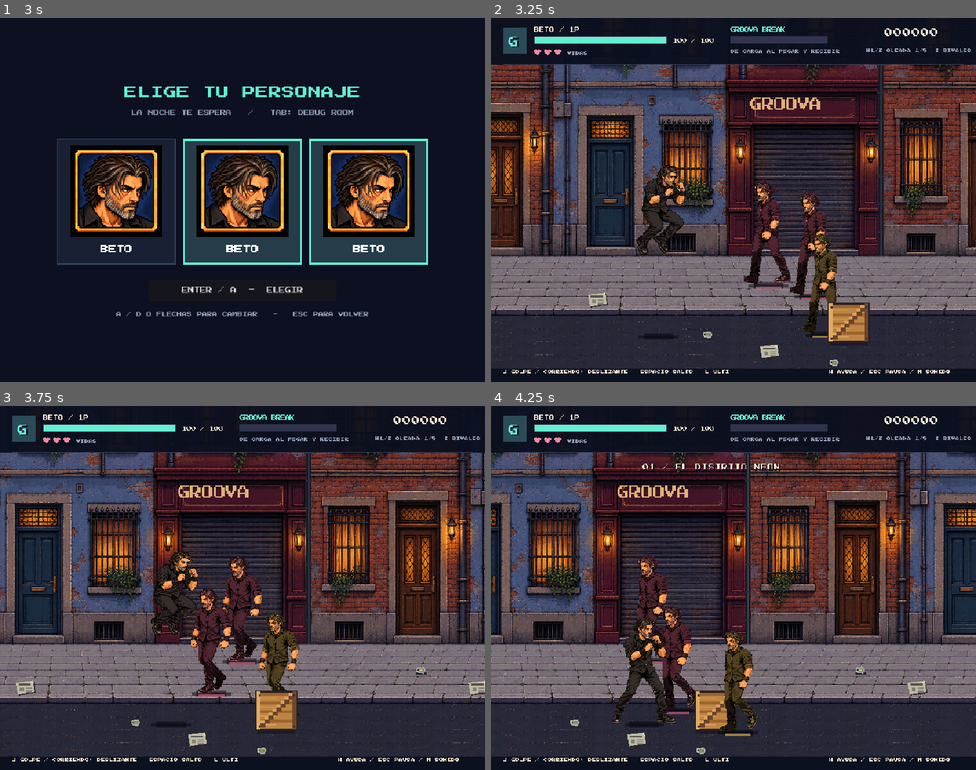
Above: before the commit, frames 1-4 (two rows, left to right).
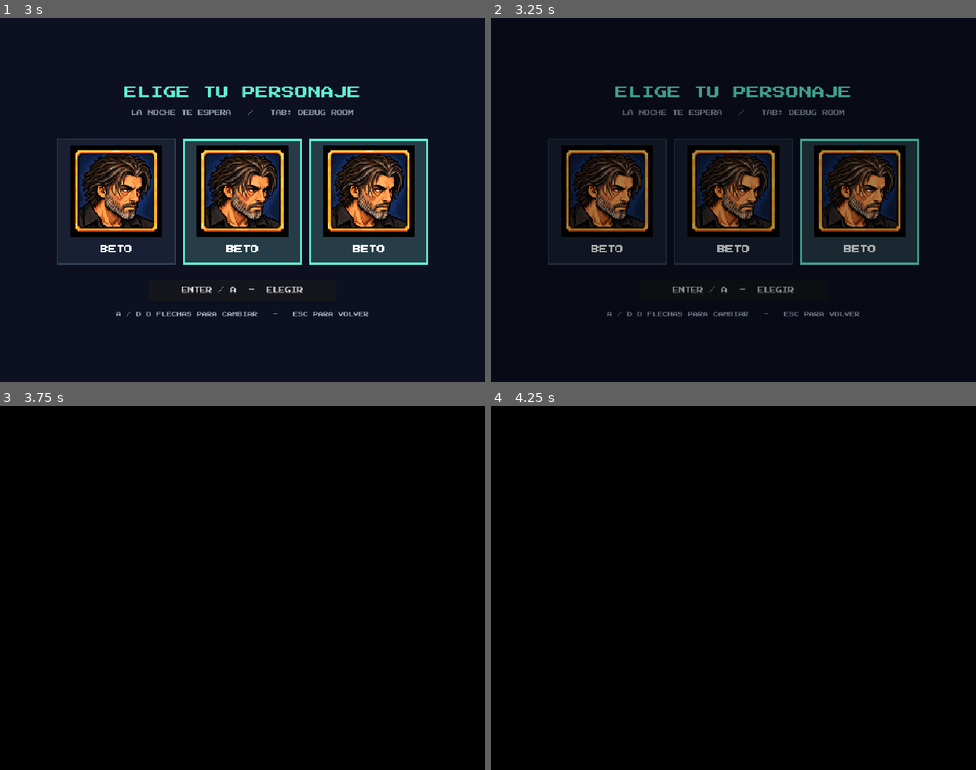
Above: after the commit, the same moments.

Repository: albertolopezbastos-1986/streegroova
Game: Godot game, scene res://scenes/main.tscn
Two runs of this game, one before a commit and one after it. Both use one fixed random seed, a clock stepped at 60 frames per second and the inputs below.
Inputs (mouse positions are in pixels of both pictures, inside the frame that each line leads up to):
- Up to frame 1 (3 s): click "TOP 10 [R]" at 0.5 s; click "ACTUALIZAR TOP 10" at 1.25 s; click "VOLVER" at 2 s; tap Enter (start) at 2.75 s; move the mouse to (349, 181) at 2.77 s; hold D (right) from 2.78 s (still down); hold J (attack) from 2.78 s (still down); click (349, 181) at 2.92 s
- Up to frame 2 (3.25 s): keep holding D (right); keep holding J (attack); tap Space (jump) at 3.02 s; tap Enter (start) at 3.05 s
- Up to frame 3 (3.75 s): tap Space (jump) at 3.32 s; release D (right) at 3.5 s; release J (attack) at 3.5 s; click (242, 679) at 3.5 s, where only the run after the commit has a clickable "ENTER / A - ELEGIR"
- Up to frame 4 (4.25 s): no input

Frame 1 is identical in both runs. In frame 2, 75% of the frame differs, in the area x 0-100%, y 2-98%; in frame 3, 93%, in the area x 0-100%, y 0-100%; in frame 4, 93%.

Commit message:
Adding transitions between levels

Diff:
--- a/scripts/character_catalog.gd
+++ b/scripts/character_catalog.gd
@@ -92,6 +92,12 @@
 		combined.merge(alias, true)
 		animations[name] = combined
 		sheets[name] = sheets[source]
+	# Replace with an ultimate_air animation in the character manifest when art arrives.
+	if not animations.has("ultimate_air"):
+		animations["ultimate_air"] = animations["ultimate"].duplicate(true)
+		animations["ultimate_air"]["source_animation"] = "ultimate"
+		animations["ultimate_air"]["placeholder"] = true
+		sheets["ultimate_air"] = sheets["ultimate"]
 	var idle: Dictionary = animations["idle"]
 	data["pivot_pixels"] = data.get("pivot_pixels", [float(idle["frame_size"][0]) / 2, float(idle["frame_size"][1]) - 10])
 	var portrait: Texture2D
--- a/scripts/character_visual.gd
+++ b/scripts/character_visual.gd
@@ -43,7 +43,7 @@
 		clock = 0
 	clock += dt
 	facing = direction
-	if name == "ultimate":
+	if name in ["ultimate", "ultimate_air"]:
 		var data := definition(name)
 		var frames: Array = data["frame_indices"]
 		var impact := int(data.get("impact_frame", data["active_hit_frames"][0]))
--- a/scripts/fighter.gd
+++ b/scripts/fighter.gd
@@ -35,6 +35,7 @@
 var victory_time := -1.0
 const GETUP_DURATION := 0.4
 var ai_special_cooldown := 4.0
+var ai_slide_cooldown := 8.0
 var rush_windup := 0.0
 var rush_time := 0.0
 var hp := 100.0
@@ -58,6 +59,7 @@
 var ai_wait := 0.0
 var windup := 0.0
 var ultimate_pose := 0.0
+var ultimate_airborne := false
 var air_attack := false
 var visual: Node2D
 var hurt_duration := 0.0
@@ -79,7 +81,8 @@
 		max_hp = [130.0, 84.0, 260.0][kind]
 		hp = max_hp
 		ai_wait = randf_range(0.2, 0.8)
-		ai_jump_cooldown = randf_range(1.0, 2.2)
+		ai_jump_cooldown = randf_range(4.0, 7.0)
+		ai_slide_cooldown = randf_range(7.0, 11.0)
 		var palette := ShaderMaterial.new()
 		palette.shader = ENEMY_PALETTE
 		palette.set_shader_parameter("outfit_color", ENEMY_COLORS[kind])
@@ -107,6 +110,7 @@
 	attack_buffer = maxf(0, attack_buffer - dt)
 	ai_jump_cooldown = maxf(0, ai_jump_cooldown - dt)
 	ai_special_cooldown = maxf(0, ai_special_cooldown - dt)
+	ai_slide_cooldown = maxf(0, ai_slide_cooldown - dt)
 	if is_instance_valid(grabbed_by) and not dead:
 		if kind == -1:
 			grabbed_by.grapple.try_escape(dt)
@@ -315,8 +319,9 @@
 		if absf(delta.x) < 25 and grapple.try_start():
 			ai_special_cooldown = 5.0
 			return
-		if absf(delta.x) >= 100 and absf(delta.x) <= 220 and target.height == 0:
+		if ai_slide_cooldown <= 0 and absf(delta.x) >= 100 and absf(delta.x) <= 220 and target.height == 0:
 			rush_windup = 0.4
+			ai_slide_cooldown = 12.0
 			ai_special_cooldown = 5.0
 			velocity = Vector2.ZERO
 			return
@@ -326,7 +331,7 @@
 		if chase_jump or dodge_jump:
 			var momentum := Vector2(facing * speed * 1.25, clampf(delta.y * 2, -16, 16)) if chase_jump else Vector2.ZERO
 			takeoff(momentum, [250.0, 260.0, 240.0][kind])
-			ai_jump_cooldown = [3.8, 2.8, 5.0][kind]
+			ai_jump_cooldown = [7.6, 5.6, 10.0][kind]
 			return
 	var range_x: float = 65 if kind == 2 else 50
 	if committed and on_flank and absf(delta.x) < range_x and in_lane:
@@ -416,7 +421,7 @@
 		motion = "get_up" if visual.sheets.has("get_up") else "jump"
 		progress = 1.0 - getup_time / GETUP_DURATION
 	elif ultimate_pose > 0 and can_use_ultimate():
-		motion = "ultimate"
+		motion = "ultimate_air" if ultimate_airborne else "ultimate"
 		progress = (1.6 - game.ult_time) / 1.6
 	elif stun > 0:
 		motion = "hurt"
@@ -466,7 +471,7 @@
 				damage = 10
 			elif kind == 2 or is_boss:
 				damage = 26
-			if run_attack and target.has_method("launch_away"):
+			if (run_attack or air_attack) and target.has_method("launch_away"):
 				target.launch_away(damage, facing)
 			else:
 				target.hurt(damage, facing, combo == 2 or air_attack or kind == 2)
--- a/scripts/game.gd
+++ b/scripts/game.gd
@@ -80,6 +80,13 @@
 var character_pack: Dictionary = {}
 var run_id := ""
 var show_help := false
+const FADE_DURATION := 0.65
+const BLACK_HOLD_DURATION := 1.0
+const START_DURATION := 0.8
+var fade_screen: ColorRect
+var cinematic_time := 0.0
+var starting_campaign := false
+var entrance_target := 0.0
 
 
 func _ready() -> void:
@@ -118,6 +125,14 @@
 	character_select.debug_requested.connect(func(): new_run(true))
 	if touch_visible:
 		character_select.setup_mobile()
+	var fade_layer := CanvasLayer.new()
+	fade_layer.layer = 100
+	add_child(fade_layer)
+	fade_screen = ColorRect.new()
+	fade_layer.add_child(fade_screen)
+	fade_screen.set_anchors_and_offsets_preset(Control.PRESET_FULL_RECT)
+	fade_screen.mouse_filter = Control.MOUSE_FILTER_IGNORE
+	fade_screen.color = Color(0, 0, 0, 0)
 	new_run()
 	state = "title"
 
@@ -143,6 +158,8 @@
 		InputMap.action_add_event(entry[0], event)
 
 func new_run(as_debug := false) -> void:
+	if is_instance_valid(fade_screen):
+		fade_screen.color.a = 0
 	mobile_controls.release_all()
 	debug_room = as_debug
 	debug_panel.get_child(0).visible = as_debug
@@ -207,11 +224,64 @@
 	character_select.show_panel()
 
 func confirm_character(slot: int) -> void:
+	if state != "select":
+		return
 	active_character_id = CharacterCatalog.character_for_slot(slot)["id"]
 	mobile_controls.release_all()
-	new_run()
+	begin_level_transition(true)
+
+func begin_level_transition(new_campaign := false) -> void:
+	starting_campaign = new_campaign
+	cinematic_time = 0
+	state = "fade_out"
+	mobile_controls.release_all()
+
+func update_level_transition(dt: float) -> void:
+	cinematic_time += dt
+	match state:
+		"fade_out":
+			fade_screen.color.a = clampf(cinematic_time / FADE_DURATION, 0, 1)
+			if cinematic_time >= FADE_DURATION:
+				if starting_campaign:
+					new_run()
+				else:
+					var health: float = player.hp
+					level_index += 1
+					load_level(health)
+				entrance_target = player.position.x
+				player.position.x = -60.0 / WORLD_ZOOM
+				player.facing = 1
+				player.update_visual(0)
+				fade_screen.color.a = 1
+				state = "black_hold"
+				cinematic_time = 0
+		"black_hold":
+			if cinematic_time >= BLACK_HOLD_DURATION:
+				state = "fade_in"
+				cinematic_time = 0
+		"fade_in":
+			fade_screen.color.a = 1 - clampf(cinematic_time / FADE_DURATION, 0, 1)
+			if cinematic_time >= FADE_DURATION:
+				state = "entrance"
+				cinematic_time = 0
+		"entrance":
+			player.position.x = move_toward(player.position.x, entrance_target, player.WALK_SPEED * dt)
+			player.moving = player.position.x < entrance_target
+			player.update_visual(dt)
+			player.queue_redraw()
+			if not player.moving:
+				state = "start"
+				cinematic_time = 0
+		"start":
+			if cinematic_time >= START_DURATION:
+				mobile_controls.release_all()
+				player.attack_buffer = 0
+				player.invincible = 1.5
+				state = "play"
 
 func cancel_character_selection() -> void:
+	if state != "select":
+		return
 	character_select.hide_panel()
 	state = "title"
 
@@ -356,7 +426,7 @@
 		return
 	if ranking_panel.open:
 		return
-	if state in ["stage_clear", "victory"]:
+	if state in ["stage_clear", "victory", "fade_out", "black_hold", "fade_in", "entrance", "start"]:
 		return
 	if state == "select":
 		if event is InputEventKey and event.pressed and not event.echo and event.physical_keycode == KEY_TAB:
@@ -422,6 +492,8 @@
 		update_game(minf(dt, 0.04))
 	elif state in ["stage_clear", "victory"]:
 		update_presentation(dt)
+	elif state in ["fade_out", "black_hold", "fade_in", "entrance", "start"]:
+		update_level_transition(dt)
 	if state != "pause":
 		for p in particles:
 			p.life -= dt
@@ -577,9 +649,7 @@
 func update_presentation(dt: float) -> void:
 	presentation_time += dt
 	if state == "stage_clear" and presentation_time >= STAGE_CLEAR_DURATION:
-		var remaining_health: float = player.hp
-		level_index += 1
-		load_level(remaining_health)
+		begin_level_transition()
 	elif state == "victory":
 		player.victory_time = presentation_time
 		player.update_visual(dt)
@@ -601,6 +671,8 @@
 		return
 	if charge < 100 or ult_time > 0 or not player.can_use_ultimate():
 		return
+	# Keep the variant chosen at activation for the entire ultimate.
+	player.ultimate_airborne = player.height > 0 or player.jump_speed > 0
 	player.grapple.release()
 	player.reset_running()
 	player.velocity = Vector2.ZERO
@@ -727,8 +799,10 @@
 			overlay_text(canvas, "%02d HITS" % combo_hits, Vector2(779, 164), 27, Color("ffc785"))
 		if respawn_time > 0:
 			overlay_text(canvas, "LEVANTATE. LA NOCHE SIGUE.", Vector2(273, 253), 24, CREAM)
-	if state in ["stage_clear", "victory"]:
+	if state in ["stage_clear", "victory"] or (state == "fade_out" and not starting_campaign):
 		draw_stage_presentation(canvas)
+	if state == "start":
+		overlay_centered(canvas, "START", VIEW_HEIGHT * 0.45, 76, MINT)
 	if state in ["title", "pause", "over", "won"] or show_help:
 		canvas.draw_rect(Rect2(Vector2.ZERO, get_viewport_rect().size), Color(0.025, 0.035, 0.08, 0.90))
 		canvas.draw_set_transform(Vector2(0, (VIEW_HEIGHT - 540.0) / 2))
@@ -764,7 +838,8 @@
 	var color := MINT if sin(presentation_time * 8) > -0.5 else Color("f7c47e")
 	overlay_centered(canvas, "CONGRATULATIONS!" if final else "STAGE CLEAR", top + 112, 65 if final else 76, color)
 	overlay_centered(canvas, "LOS TRES NIVELES COMPLETADOS" if final else "PREPARATE PARA EL NIVEL %02d" % (level_index + 2), top + 157, 20, CREAM)
-	overlay_centered(canvas, "PUNTOS  %06d" % score if final else "SIGUIENTE NIVEL EN %d" % maxi(1, ceili(STAGE_CLEAR_DURATION - presentation_time)), top + 192, 18, Color("f7c47e"))
+	if final:
+		overlay_centered(canvas, "PUNTOS  %06d" % score, top + 192, 18, Color("f7c47e"))
 	for i in range(18):
 		var x := 90.0 + i * 46
 		var glow := MINT if (i + int(presentation_time * 8)) % 3 == 0 else Color("34434e")
--- a/tests/test_beto.gd
+++ b/tests/test_beto.gd
@@ -82,6 +82,16 @@
 	check(hero.visual.motion == "jump" and hero.visual.position.y < 0, "jump sheet follows physical jump height")
 	hero.begin_attack()
 	check(hero.visual.motion == "jump_attack", "air attack uses flying kick sheet")
+	target.position = hero.position + Vector2(45, 0)
+	target.invincible = 0
+	before = target.hp
+	hero.strike()
+	check(target.hp == before - 29 and target.thrown_time > 0 and target.jump_speed > 0 and target.velocity.x == target.THROW_SPEED, "flying kick launches its victim forward and upward")
+	var launch_x: float = target.position.x
+	target.tick(0.05)
+	check(target.position.x > launch_x and target.height > 25 and target.visual.motion == "death" and not target.dead, "kicked survivor flies through the air with knockdown animation")
+	hero.strike()
+	check(target.hp == before - 29, "flying kick damages its victim only once")
 	for i in range(80):
 		hero.tick(0.016)
 	check(hero.height == 0 and not hero.air_attack and hero.visual.motion == "idle", "landing ends aerial motion cleanly")
@@ -97,6 +107,22 @@
 	game.ult_time = 0.6
 	hero.update_visual(0.01)
 	check(hero.visual.source_frame >= 6, "ultimate impact uses guitar sweep frames")
+	game.ult_time = 0
+	hero.ultimate_pose = 0
+	hero.height = 65
+	game.charge = 100
+	game.use_ultimate()
+	check(hero.ultimate_airborne and hero.visual.motion == "ultimate_air", "ultimate activated mid-jump selects a distinct aerial animation")
+	check(hero.visual.sheets["ultimate_air"] == hero.visual.sheets["ultimate"] and hero.visual.definition("ultimate_air")["placeholder"], "aerial ultimate temporarily shares ground art")
+	game.ult_time = 0.6
+	hero.height = 0
+	hero.update_visual(0.01)
+	check(hero.visual.motion == "ultimate_air" and hero.visual.source_frame >= 6, "aerial variant retains its identity and impact timing throughout ultimate")
+	game.ult_time = 0
+	hero.ultimate_pose = 0
+	game.charge = 100
+	game.use_ultimate()
+	check(not hero.ultimate_airborne and hero.visual.motion == "ultimate", "next grounded ultimate resets aerial variant")
 	game.ult_time = 0
 	hero.ultimate_pose = 0
 	hero.invincible = 0
--- a/tests/test_campaign.gd
+++ b/tests/test_campaign.gd
@@ -53,6 +53,14 @@
 			game.update_presentation(game.STAGE_CLEAR_DURATION - 0.1)
 			check(game.level_index == level and game.state == "stage_clear", "intermission stays on screen for its duration")
 			game.update_presentation(0.11)
+			check(game.state == "fade_out" and game.level_index == level, "hidden countdown ends by fading out current level")
+			game.update_level_transition(game.FADE_DURATION)
+			check(game.state == "black_hold" and game.fade_screen.color.a == 1, "next level loads behind black screen")
+			game.update_level_transition(game.BLACK_HOLD_DURATION)
+			game.update_level_transition(game.FADE_DURATION)
+			game.update_level_transition(5)
+			check(game.state == "start", "next level also waits for automatic entrance")
+			game.update_level_transition(game.START_DURATION)
 			check(game.state == "play" and game.enemies.size() == 3 and game.props.size() == 2 and game.food.is_empty(), "next level reloads its enemies and supplies")
 			check(game.player.hp == 63 and game.lives == 2 and game.charge == 75 and game.score == (level + 1) * game.WAVE_COUNT * 100, "next level preserves health lives ultimate and accumulated score")
 			check(game.run_id == id and game.active_character_id == "beto", "all levels share a single run and character")
--- a/tests/test_character_select.gd
+++ b/tests/test_character_select.gd
@@ -20,6 +20,29 @@
 
 func _initialize() -> void:
 	call_deferred("run")
+
+func finish_entrance(game) -> void:
+	check(game.state == "fade_out", "selection fades out before starting")
+	game.update_level_transition(game.FADE_DURATION * 0.5)
+	check(game.fade_screen.color.a > 0 and game.fade_screen.color.a < 1, "fade passes through partial black")
+	game.update_level_transition(game.FADE_DURATION)
+	check(game.state == "black_hold" and game.fade_screen.color.a == 1, "level loads under full black")
+	game.update_level_transition(0.9)
+	check(game.state == "black_hold", "black screen waits a full second")
+	game.update_level_transition(0.11)
+	game.update_level_transition(game.FADE_DURATION)
+	check(game.state == "entrance" and game.player.position.x < 0, "hero enters from outside the left edge")
+	var enemy_position: Vector2 = game.enemies[0].position
+	Input.action_press("left")
+	Input.action_press("attack")
+	game.update_level_transition(0.1)
+	check(game.player.visual.motion == "walk" and game.player.position.x < game.entrance_target and game.player.attack_time == 0, "entrance walks automatically despite player input")
+	Input.action_release("left")
+	Input.action_release("attack")
+	game.update_level_transition(5)
+	check(game.state == "start" and game.player.position.x == game.entrance_target and game.enemies[0].position == enemy_position, "START waits for arrival while enemies stay frozen")
+	game.update_level_transition(game.START_DURATION)
+	check(game.state == "play" and game.fade_screen.color.a == 0, "control unlocks after START")
 
 func run() -> void:
 	var game = preload("res://scenes/main.tscn").instantiate()
@@ -44,6 +67,7 @@
 	game._input(key(KEY_D))
 	check(game.character_select.selected == 1, "WASD can change selection")
 	game._input(key(KEY_ENTER))
+	finish_entrance(game)
 	check(game.state == "play" and not game.character_select.open and game.active_character_id == "beto", "enter confirms and starts chosen character")
 	check(game.player.visual.sheets["idle"] == Catalog.character("beto")["sheets"]["idle"], "player receives selected character's sprites")
 	for i in range(3):
@@ -51,6 +75,7 @@
 		game.character_select.cards[i].pressed.emit()
 		check(game.state == "select" and game.character_select.selected == i, "click selects card without starting run")
 		game.confirm_character(i)
+		finish_entrance(game)
 		check(game.active_character_id == "beto" and game.player.visual.motion == "idle", "each placeholder is playable as Beto")
 	game.show_character_selection()
 	game._input(key(KEY_ESCAPE))
@@ -72,6 +97,7 @@
 	button.button_index = JOY_BUTTON_A
 	button.pressed = true
 	game._input(button)
+	finish_entrance(game)
 	check(game.state == "play", "gamepad A confirms selection")
 	# Enable a complete alternative pack in memory; production files stay intact.
 	var original_roster: Dictionary = Catalog.roster.duplicate(true)
@@ -80,7 +106,9 @@
 	test_roster["characters"][1]["definition"] = "res://tests/fixtures/alito.json"
 	Catalog.roster = test_roster
 	Catalog.cache.clear()
+	game.show_character_selection()
 	game.confirm_character(1)
+	finish_entrance(game)
 	check(game.active_character_id == "alito" and game.character_pack["display_name"] == "Alito", "enabled slot resolves its own manifest")
 	check(game.player.visual.sheets["idle"] != Catalog.character("beto")["sheets"]["idle"], "different character loads different sprite texture")
 	check(is_equal_approx(game.player.visual.duration("attack_01"), 0.6), "selected character controls its own animation timing")
--- a/tests/test_knockdown.gd
+++ b/tests/test_knockdown.gd
@@ -61,6 +61,7 @@
 	enemy.ai_wait = 0
 	enemy.cooldown = 0
 	enemy.ai_special_cooldown = 0
+	enemy.ai_slide_cooldown = 0
 	game.combat_director.turns[enemy] = 999.0
 	enemy.tick(0.016)
 	check(enemy.grapple.active() and hero.grabbed_by == enemy, "AI chooses a close-range grab")
